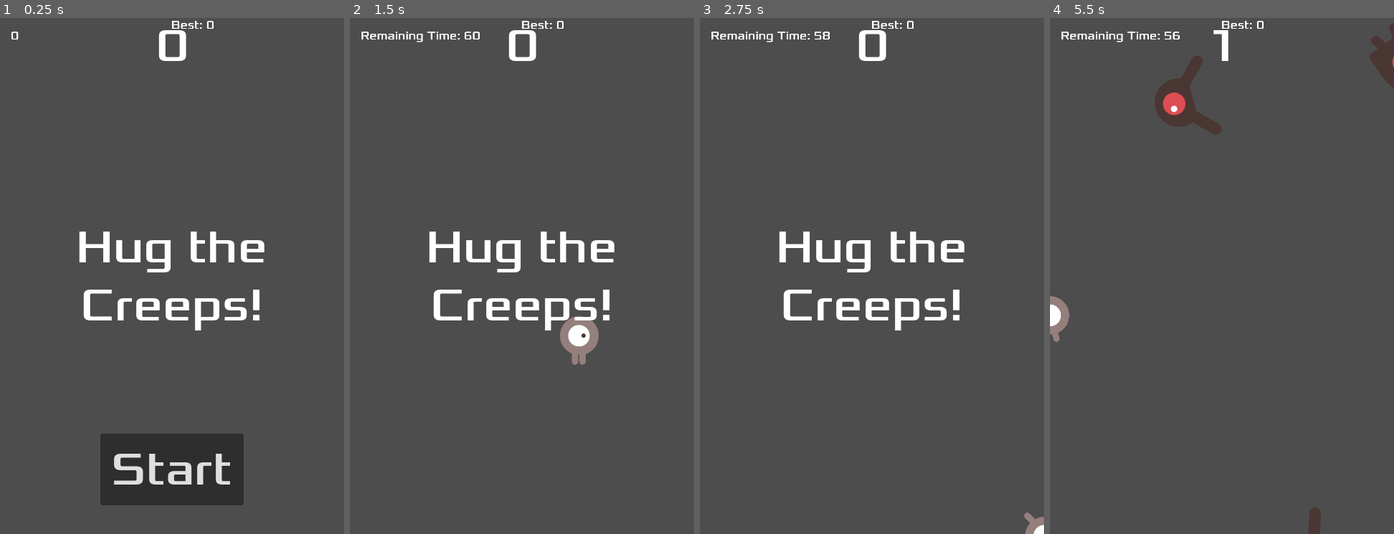
Above: before the commit, frames 1-4 (left to right).
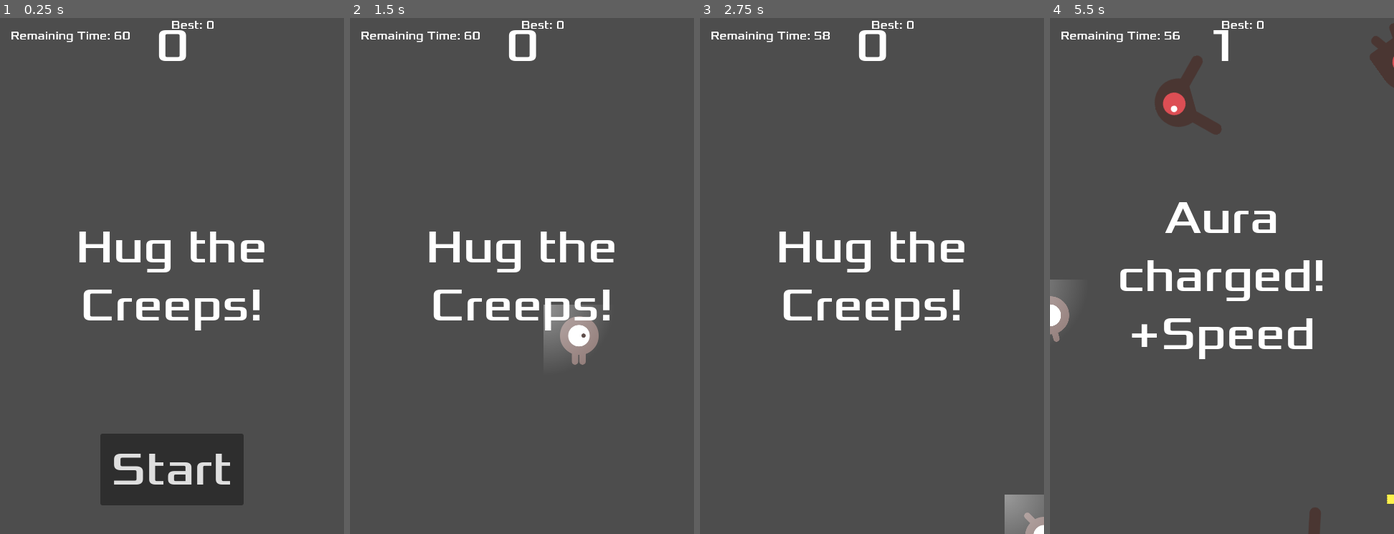
Above: after the commit, the same moments.

Repository: tjc234/IMG420-tjc234
Game: Godot game, scene res://main.tscn
The game is run twice, just before and just after one commit, with the same random seed, the same clock (stepped at 60 frames per second) and the same inputs.
Inputs:
- Up to frame 1 (0.25 s): no input
- Up to frame 2 (1.5 s): click "Start" at 0.5 s; hold Right (move_right) from 1.28 s (still down)
- Up to frame 3 (2.75 s): release Right (move_right) at 2.03 s; hold Down (move_down) from 2.03 s (still down)
- Up to frame 4 (5.5 s): release Down (move_down) at 2.78 s; hold Right (move_right) 2.78-3.53 s; hold Up (move_up) 3.53-4.28 s; hold Left (move_left) from 4.28 s (still down)

The runs differ from the first frame. In frame 1, 0.2% of the frame differs, in the area x 3-38%, y 2-5%; in frame 2, 0.6%; in frame 3, 0.8%; in frame 4, 3.6%, in the area x 0-100%, y 35-95%.

Commit message:
finish assignment 2

Diff:
--- /dev/null
+++ b/PulseAura.gd
@@ -0,0 +1,75 @@
+extends Sprite2D
+signal aura_charged
+
+@export var pulse_speed: float = 4.0      # how fast it pulses
+@export var pulse_amount: float = 0.18    # how much it grows/shrinks (0.0–0.5)
+@export var pulses_per_charge: int = 3    # emit aura_charged after N pulses
+@export var base_alpha: float = 0.5       # base visibility
+
+var _t: float = 0.0
+var _pulses: int = 0
+var _active: bool = false
+var _base_scale: Vector2 = Vector2(0.5, 0.5)  # half of the original (1,1)
+
+func _ready() -> void:
+	set_process(true)
+	# Give it a texture if none assigned (same size as original)
+	if texture == null:
+		texture = _make_radial_texture(192, 192)
+
+	centered = true
+	z_index = 1000
+	visible = true
+	scale = _base_scale
+	modulate = Color(1, 1, 1, base_alpha)
+
+func _process(delta: float) -> void:
+	if not _active:
+		return
+
+	_t += delta * pulse_speed
+
+	# Pulse scale around _base_scale
+	var s: float = 1.0 + pulse_amount * (0.5 + 0.5 * sin(_t))
+	scale = _base_scale * s
+
+	# Slight shimmer
+	var a: float = clamp(base_alpha * (0.85 + 0.15 * (0.5 + 0.5 * sin(_t))), 0.05, 1.0)
+	var c: Color = modulate
+	c.a = a
+	modulate = c
+
+	# Count pulses
+	if _t >= TAU:
+		_t = 0.0
+		_pulses += 1
+		if _pulses >= pulses_per_charge:
+			_pulses = 0
+			aura_charged.emit()
+
+func activate() -> void:
+	_active = true
+	_t = 0.0
+	_pulses = 0
+	show()
+
+func deactivate() -> void:
+	_active = false
+	scale = _base_scale
+	var c: Color = modulate
+	c.a = base_alpha
+	modulate = c
+	hide()
+
+
+func _make_radial_texture(w: int, h: int) -> Texture2D:
+	var grad := Gradient.new()
+	grad.colors = PackedColorArray([Color(1,1,1,0.9), Color(1,1,1,0.0)])
+	grad.offsets = PackedFloat32Array([0.0, 1.0])
+
+	var tex := GradientTexture2D.new()
+	tex.width = w
+	tex.height = h
+	tex.fill = GradientTexture2D.FILL_RADIAL
+	tex.gradient = grad
+	return tex
--- /dev/null
+++ b/TrophyStar.gd
@@ -0,0 +1,45 @@
+extends Sprite2D
+
+signal star_collected(points: int)
+
+@export var spins_per_sec: float = 1.25
+@export var pickup_radius: float = 48.0
+@export var points: int = 5
+@export var player_path: NodePath
+
+var _player: Node2D
+
+func _ready() -> void:
+	if player_path != NodePath():
+		_player = get_node_or_null(player_path) as Node2D
+	# Ensure a visible texture even if none assigned
+	if texture == null:
+		texture = _make_star_texture(20, 20)
+	hide()
+
+func _process(delta: float) -> void:
+	rotation += TAU * spins_per_sec * delta
+	if visible and _player:
+		if global_position.distance_to(_player.global_position) <= pickup_radius:
+			star_collected.emit(points)
+			hide() # reuse instead of freeing
+
+func spawn_at(pos: Vector2) -> void:
+	global_position = pos
+	show()
+
+# Tiny diamond
+func _make_star_texture(w: int, h: int) -> Texture2D:
+	var img: Image = Image.create(w, h, false, Image.FORMAT_RGBA8)
+	var cx: int = w >> 1   # half width
+	var cy: int = h >> 1   # half height
+	for y in range(h):
+		for x in range(w):
+			var dx: int = abs(x - cx)
+			var dy: int = abs(y - cy)
+			if dx + dy <= int(min(cx, cy) - 1):
+				img.set_pixel(x, y, Color(1.0, 0.95, 0.3, 1.0))
+			else:
+				img.set_pixel(x, y, Color(0, 0, 0, 0))
+	var tex: ImageTexture = ImageTexture.create_from_image(img)
+	return tex
--- a/main.gd
+++ b/main.gd
@@ -1,8 +1,9 @@
 extends Node
+
 @export var mob_scene: PackedScene
 
-# initialize variables
-const WIN_TARGET := 75
+const WIN_TARGET: int = 75
+
 var score: int = 0
 var high_score: int = 0
 var time_left: int = 60
@@ -10,14 +11,16 @@
 var speed_step: float = 50.0
 var game_active: bool = false
 
-# ensure connections exist, I had a lot of trouble with wiring connections via editor
 func _ready() -> void:
-	if not $HUD.start_game.is_connected(self.new_game):
+	# --- HUD -> Main (start game) ---
+	if has_node("HUD") and not $HUD.start_game.is_connected(self.new_game):
 		$HUD.start_game.connect(self.new_game)
 
+	# --- Player -> Main (hugged) ---
 	if not $Player.hugged.is_connected(self._on_player_hugged):
 		$Player.hugged.connect(self._on_player_hugged)
 
+	# --- Timers -> Main ---
 	if not $StartTimer.timeout.is_connected(self._on_start_timer_timeout):
 		$StartTimer.timeout.connect(self._on_start_timer_timeout)
 	if not $MobTimer.timeout.is_connected(self._on_mob_timer_timeout):
@@ -27,36 +30,60 @@
 	if not $GameTimer.timeout.is_connected(self._on_game_timer_timeout):
 		$GameTimer.timeout.connect(self._on_game_timer_timeout)
 
-	# show current high score on boot
-	$HUD.update_high_score(high_score)
+	# --- TrophyStar hookups (only if node exists) ---
+	if has_node("TrophyStar"):
+		# Set player_path in code if not set in Inspector
+		if $TrophyStar.player_path == NodePath():
+			$TrophyStar.player_path = $Player.get_path()
+		# Star -> Main (award bonus on collect)
+		if not $TrophyStar.star_collected.is_connected(self._on_star_collected):
+			$TrophyStar.star_collected.connect(self._on_star_collected)
 
-# handle spawning of new game
+	# --- OPTIONAL: PulseAura hookups (child of Player) ---
+	if has_node("Player/PulseAura"):
+		# Start button also activates the aura
+		if has_node("HUD") and not $HUD.start_game.is_connected($Player/PulseAura.activate):
+			$HUD.start_game.connect($Player/PulseAura.activate)
+		# Aura → Main buff/feedback
+		if not $Player/PulseAura.aura_charged.is_connected(self._on_aura_charged):
+			$Player/PulseAura.aura_charged.connect(self._on_aura_charged)
+
+	# --- Sanity check: exported mob scene assigned ---
+	if mob_scene == null:
+		push_error("[Main] Assign mob_scene (Mob.tscn) on the Main node in the Inspector")
+
+	# --- Boot-time HUD values (so labels aren't blank) ---
+	if has_node("HUD"):
+		$HUD.update_high_score(high_score)
+		$HUD.update_score(0)
+		$HUD.update_time(60)
+
 func new_game() -> void:
 	game_active = true
 	score = 0
 	time_left = 60
 
-	# reset player speed to base speed
 	$Player.speed = base_speed
-
-	# update resetted score values to HUD
 	$HUD.update_score(score)
 	$HUD.update_time(time_left)
 	$HUD.update_high_score(high_score)
 
-	# call queue free on all mob nodes (delete all instances of mobs)
+	# Clear leftover mobs
 	get_tree().call_group("mobs", "queue_free")
 
-	# set player starting postion
+	# Reset player and show round title
 	$Player.start($StartPosition.position)
 	$HUD.show_message("Hug the Creeps!", 3.0)
 
-	# start hud timers
-	$StartTimer.start()
-	$GameTimer.start()
-	$TickTimer.start()
+	# Turn aura on (if present)
+	if has_node("Player/PulseAura"):
+		$Player/PulseAura.activate()
 
-# handle gracefull game exiting
+	# Start timers
+	$StartTimer.start()  # small delay before spawning
+	$GameTimer.start()   # 60s total
+	$TickTimer.start()   # 1s countdown ticks
+
 func game_over() -> void:
 	game_active = false
 	$TickTimer.stop()
@@ -64,69 +91,82 @@
 	$MobTimer.stop()
 	$Player.stop()
 
-	# win/lose check at end of round
-	var did_win := score >= WIN_TARGET
+	# Turn aura off
+	if has_node("Player/PulseAura"):
+		$Player/PulseAura.deactivate()
 
-	# update high score for the session
+	# End-of-round win/lose check
+	var did_win: bool = score >= WIN_TARGET
+
+	# Update session high score
 	if score > high_score:
 		high_score = score
 	$HUD.update_high_score(high_score)
 
-	# display game over, win-lose message
 	$HUD.show_game_over(did_win)
 
-# on start timer finish, spawn mobs
 func _on_start_timer_timeout() -> void:
 	$MobTimer.start()
 
-# decrement time left every second
 func _on_tick_timer_timeout() -> void:
 	time_left -= 1
 	$HUD.update_time(time_left)
 
-# when game time is over, end the game
 func _on_game_timer_timeout() -> void:
 	game_over()
 
-# handle spawning of mobs
 func _on_mob_timer_timeout() -> void:
-	# create instance of mob
-	var mob = mob_scene.instantiate()
-
-	# add this mob to group of mobs
+	# Spawn a mob
+	var mob: RigidBody2D = mob_scene.instantiate() as RigidBody2D
 	mob.add_to_group("mobs")
 
-	# determine random location for mob spawning
-	var mob_spawn_location = $MobPath/MobSpawnLocation
+	# Random spawn along path
+	var mob_spawn_location: Node2D = $MobPath/MobSpawnLocation
 	mob_spawn_location.progress_ratio = randf()
 	mob.position = mob_spawn_location.position
 
-	# determing random movement direction on spawned mob
-	var direction = mob_spawn_location.rotation + PI / 2
-	direction += randf_range(-PI / 4, PI / 4)
+	# Random travel direction & speed
+	var direction: float = mob_spawn_location.rotation + PI / 2.0
+	direction += randf_range(-PI / 4.0, PI / 4.0)
 	mob.rotation = direction
 
-	# set mob velocity based on direction
-	var velocity = Vector2(randf_range(150.0, 250.0), 0.0)
+	var velocity: Vector2 = Vector2(randf_range(150.0, 250.0), 0.0)
 	mob.linear_velocity = velocity.rotated(direction)
 
-	# create another mob
 	add_child(mob)
 
-# handle collision
 func _on_player_hugged(mob: Node) -> void:
 	if not game_active:
 		return
 
-	# delete the hugged mob
-	if is_instance_valid(mob):
+	# Remember where the mob was for TrophyStar spawn
+	var drop_pos: Vector2 = Vector2.ZERO
+	if is_instance_valid(mob) and mob is Node2D:
+		drop_pos = (mob as Node2D).global_position
 		mob.queue_free()
 
-	# increment score
+	# Base score for a hug
 	score += 1
 	$HUD.update_score(score)
 
-	# handle speed boost every 10 hugs
+	# Spawn a collectible star where the mob was
+	if has_node("TrophyStar"):
+		$TrophyStar.spawn_at(drop_pos)
+
+	# Speed boost every 10 hugs
 	if score % 10 == 0:
 		$Player.speed += speed_step
 		$HUD.flash_speed_boost()
+
+func _on_star_collected(points: int) -> void:
+	if not game_active:
+		return
+	score += points
+	$HUD.update_score(score)
+	$HUD.show_message("+%d Bonus!" % points, 1.0)
+
+func _on_aura_charged() -> void:
+	if not game_active:
+		return
+	$Player.speed += 5.0
+	$HUD.show_message("Aura charged! +Speed", 1.5)
--- a/main.tscn
+++ b/main.tscn
@@ -1,9 +1,11 @@
-[gd_scene load_steps=6 format=3 uid="uid://b1i0dthblhhvj"]
+[gd_scene load_steps=8 format=3 uid="uid://b1i0dthblhhvj"]
 
 [ext_resource type="Script" uid="uid://b1ln8kvo0kmxq" path="res://main.gd" id="1_0xm2m"]
 [ext_resource type="PackedScene" uid="uid://b0mkl38eorbmb" path="res://player.tscn" id="1_ig7tw"]
 [ext_resource type="PackedScene" uid="uid://bapxmueo6f5qe" path="res://mob.tscn" id="2_h2yge"]
 [ext_resource type="PackedScene" uid="uid://nkrt3sukecrw" path="res://hud.tscn" id="4_1bvp3"]
+[ext_resource type="Script" uid="uid://dd0ob7onjwoyj" path="res://PulseAura.gd" id="5_lquwl"]
+[ext_resource type="Script" uid="uid://dfu32tuqnci6s" path="res://TrophyStar.gd" id="6_7mycd"]
 
 [sub_resource type="Curve2D" id="Curve2D_h2yge"]
 _data = {
@@ -16,6 +18,9 @@
 mob_scene = ExtResource("2_h2yge")
 
 [node name="Player" parent="." instance=ExtResource("1_ig7tw")]
+
+[node name="PulseAura" type="Sprite2D" parent="Player"]
+script = ExtResource("5_lquwl")
 
 [node name="MobTimer" type="Timer" parent="."]
 wait_time = 0.5
@@ -40,6 +45,9 @@
 wait_time = 60.0
 one_shot = true
 
+[node name="TrophyStar" type="Sprite2D" parent="."]
+script = ExtResource("6_7mycd")
+
 [connection signal="timeout" from="MobTimer" to="." method="_on_mob_timer_timeout"]
 [connection signal="timeout" from="StartTimer" to="." method="_on_start_timer_timeout"]
 [connection signal="start_game" from="HUD" to="." method="new_game"]
Not shown, added: PulseAura.gd.uid
Not shown, added: TrophyStar.gd.uid
